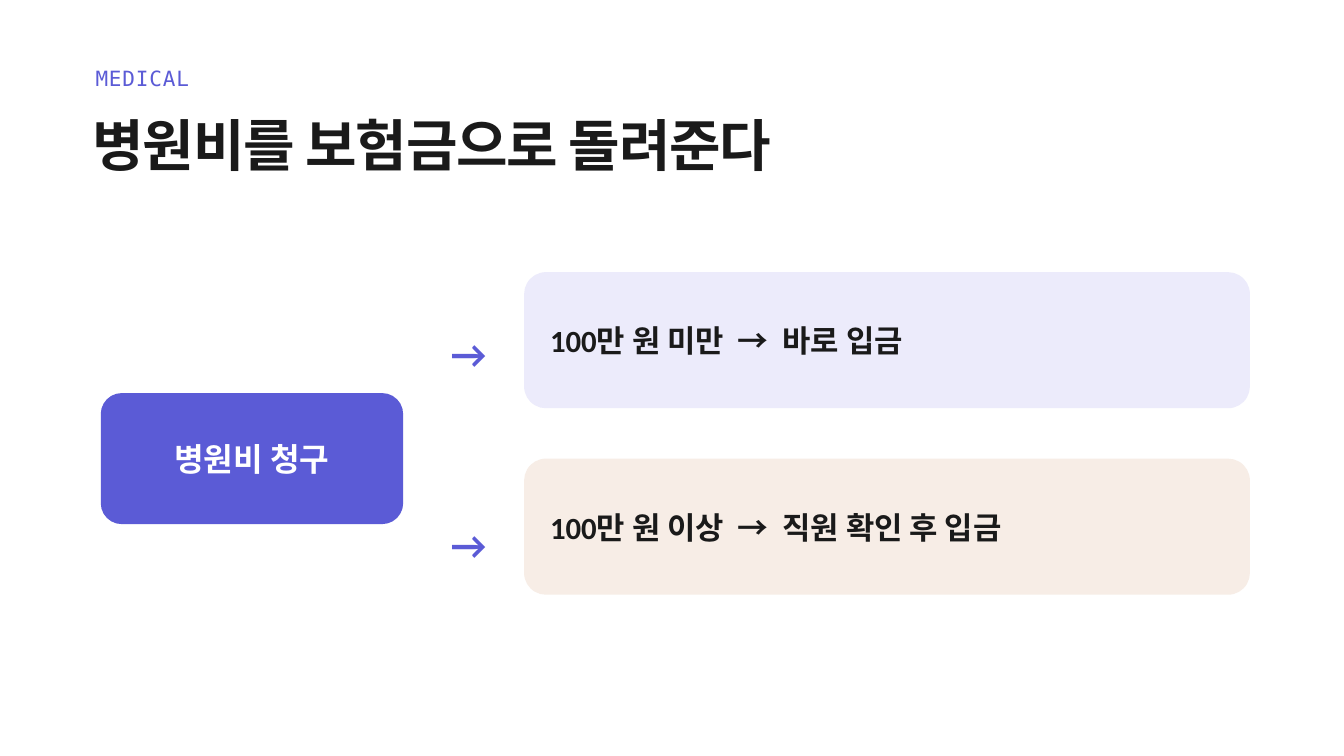
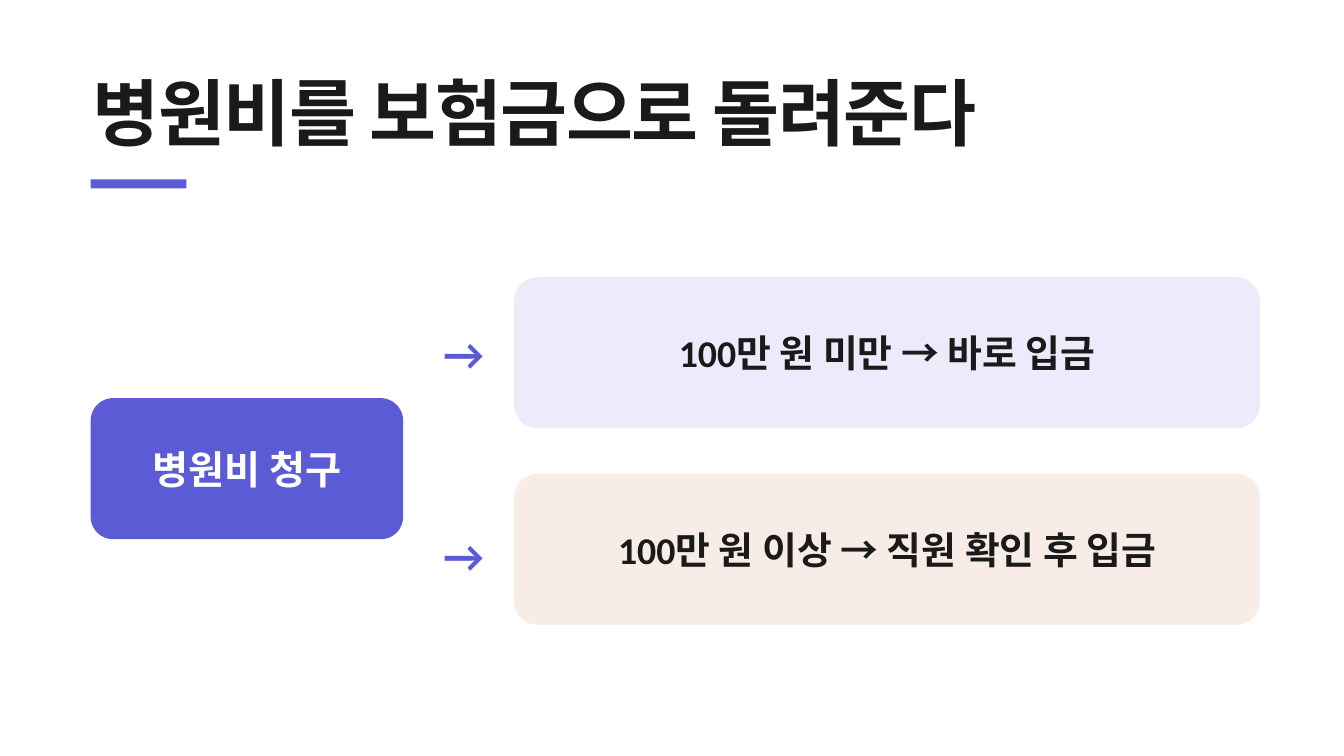
Before and after one commit to heyoonyoon/distributed-programming, a slide deck: slide 4 of docs/presentation/보험발표-figma.pptx. Drawn at 1344x756 pixels with LibreOffice and Linux fonts; fonts in the diff are those of the drawing. Boxes give left, top, right and bottom in pixels: in the first picture for what was removed or moved away, otherwise in the second. Text is boxed around its words. In the diff, an @@ line names an element or a change of style, - is before the commit and + after.

```diff
--- a/docs/presentation/보험발표-figma.pptx
+++ b/docs/presentation/보험발표-figma.pptx
@@ text "병원비를 보험금으로 돌려준다": place and size @@
-text "병원비를 보험금으로 돌려준다" at <box>93,118,772,171</box>
+text "병원비를 보험금으로 돌려준다" at <box>93,78,977,147</box>
@@ text "병원비를 보험금으로 돌려준다" at <box>93,78,977,147</box>: size 40 to 52 pt, letter spacing -0.8 to -1 pt @@
@@ text removed at <box>96,70,189,87</box> @@
-MEDICAL
@@ rectangle added at <box>91,179,187,189</box>, fill #5B5BD6 @@
@@ rounded rectangle "100만 원 미만 → 바로 ...": place and size @@
-rounded rectangle "100만 원 미만 → 바로 ..." at <box>524,272,1250,408</box>
+rounded rectangle "100만 원 미만 → 바로 ..." at <box>514,277,1260,429</box>
@@ rounded rectangle "100만 원 미만 → 바로 ..." at <box>514,277,1260,429</box>: size 22 to 27 pt; alignment left to centre @@
@@ text "→" at <box>429,318,499,388</box>: size 28 to 32 pt @@
@@ rounded rectangle "병원비 청구": place and size @@
-rounded rectangle "병원비 청구" at <box>101,393,403,524</box>
+rounded rectangle "병원비 청구" at <box>91,398,403,539</box>
@@ rounded rectangle "병원비 청구" at <box>91,398,403,539</box>: size 23 to 28 pt @@
@@ rounded rectangle "100만 원 이상 → 직원 ..." at <box>514,474,1260,625</box>: size 22 to 27 pt; alignment left to centre @@
@@ rounded rectangle "100만 원 이상 → 직원 ...": place and size @@
-rounded rectangle "100만 원 이상 → 직원 ..." at <box>524,459,1250,595</box>
+rounded rectangle "100만 원 이상 → 직원 ..." at <box>514,474,1260,625</box>
@@ text "→" at <box>429,519,499,590</box>: size 28 to 32 pt @@
@@ text "→": place and size @@
-text "→" at <box>434,509,504,580</box>
+text "→" at <box>429,519,499,590</box>
```
Also in this commit, not shown: 15 other slides changed, 4 slides added, 4 slides removed, 7 other files.
